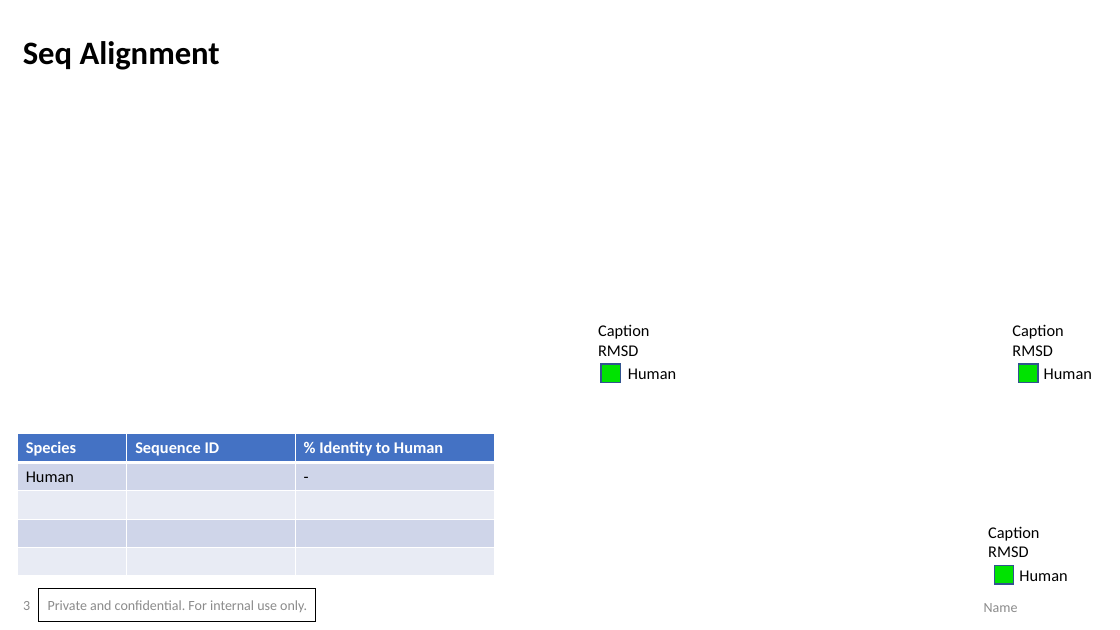
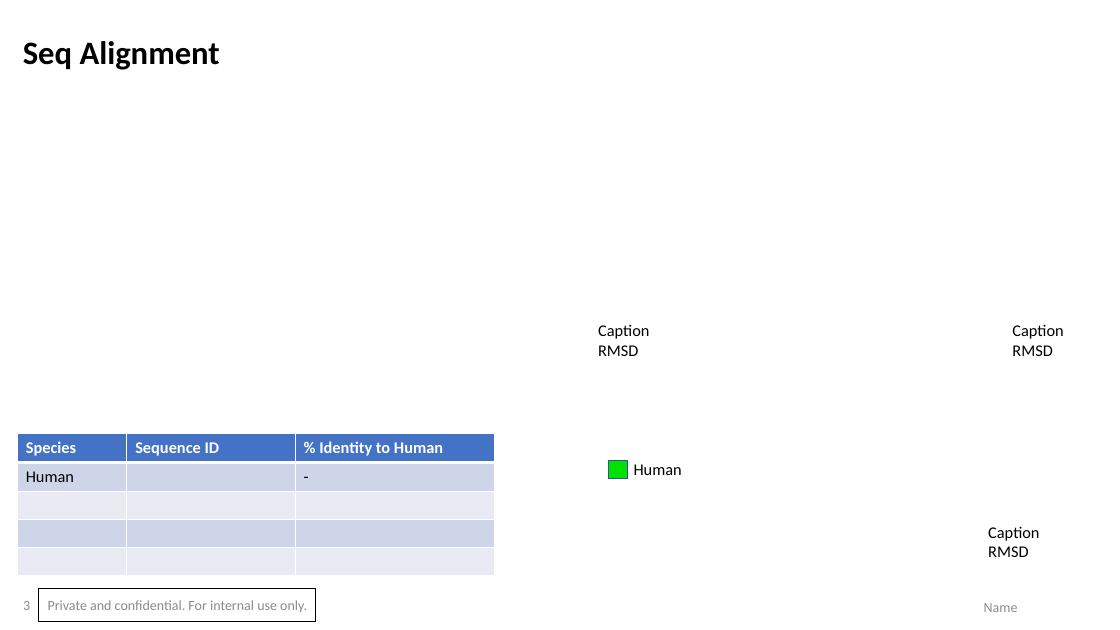
Before and after one commit to cc1015/protein_passport_automation, a slide deck: slide 3 of assets/template.pptx. Drawn at 1120x630 pixels with LibreOffice and Linux fonts; fonts in the diff are those of the drawing. Boxes give left, top, right and bottom in pixels: in the first picture for what was removed or moved away, otherwise in the second. Text is boxed around its words. In the diff, an @@ line names an element or a change of style, - is before the commit and + after.

```diff
--- a/assets/template.pptx
+++ b/assets/template.pptx
@@ rectangle removed at [601,364,620,382] @@
@@ text removed at [628,368,676,379] @@
-Human
@@ rectangle removed at [1018,364,1038,382] @@
@@ text removed at [1044,368,1092,379] @@
-Human
@@ rectangle: place and size @@
-rectangle at [995,566,1014,585]
+rectangle at [608,460,628,479]
@@ text "Human": place and size @@
-text "Human" at [1019,570,1067,581]
+text "Human" at [634,464,682,475]
```
Also in this commit, not shown: 3 other files.
